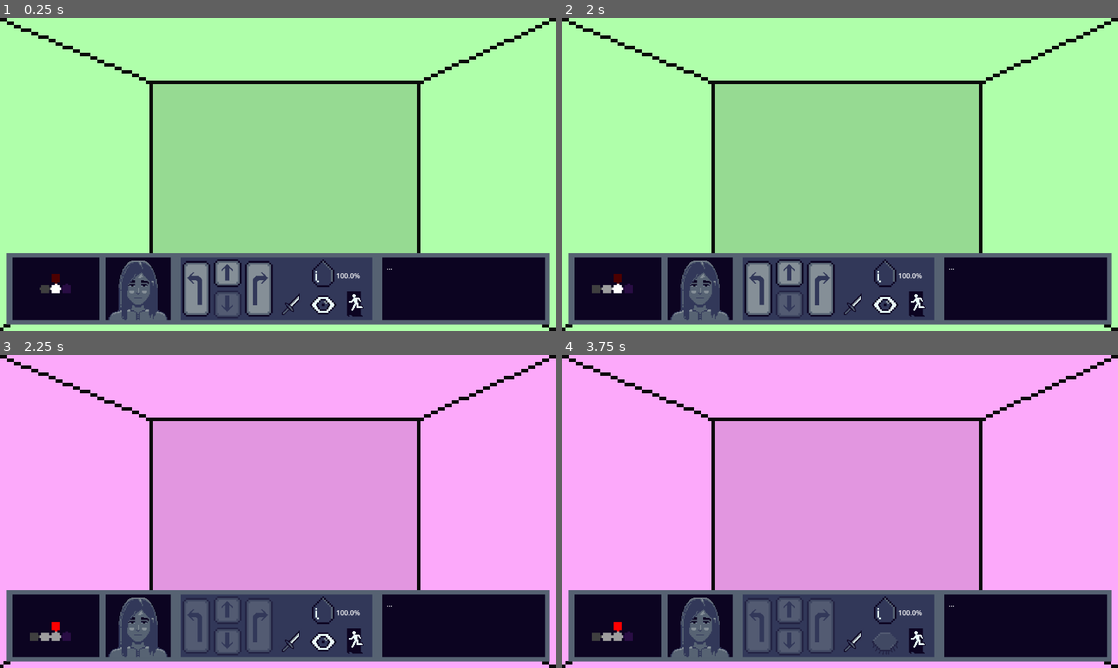
Above: before the commit, frames 1-4 (two rows, left to right).
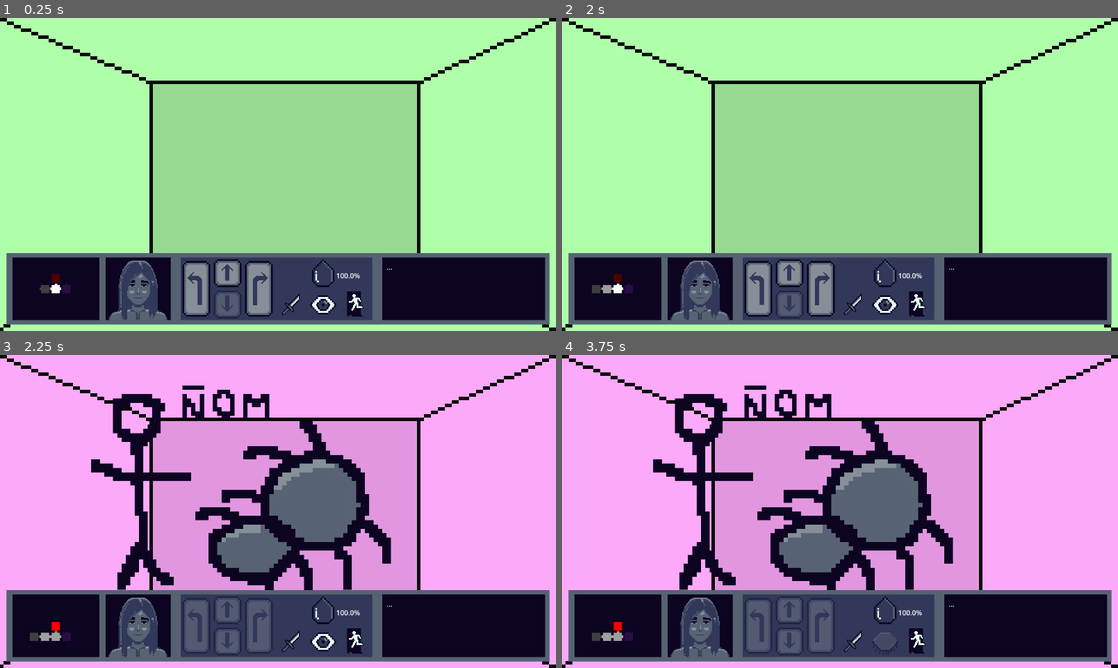
Above: after the commit, the same moments.

Repository: i-ahumada/tearless
Game: Godot game, scene res://Scenes/GameController/game_controller.tscn
The game is run twice, just before and just after one commit, with the same random seed, the same clock (stepped at 60 frames per second) and the same inputs.
Inputs (mouse positions are in pixels of both pictures, inside the frame that each line leads up to):
- Up to frame 1 (0.25 s): no input
- Up to frame 2 (2 s): click (756, 290) at 0.5 s; click (823, 290) at 1.25 s
- Up to frame 3 (2.25 s): click (227, 611) at 2 s
- Up to frame 4 (3.75 s): click (851, 642) at 2.75 s; click (884, 642) at 3.5 s

Frames 1-2 are identical in both runs. In frame 3, 13% of the frame differs, in the area x 16-71%, y 9-76%; in frame 4, 13%.
Error after the commit: Invalid call to function 'damage_enemy' in base 'Node2D (CombatRoom)'. Expected 2 argument(s). (res://Scripts/RoomContainer/room_container.gd:31)

Commit message:
feat:creation of enemy completed and starting of combat

Diff:
--- a/Maps/map_test.json
+++ b/Maps/map_test.json
@@ -45,7 +45,7 @@
 		"visited": false,
 		"enemies": [
 			"SPIDER",
-			"SPIDER"
+			"ZOMBIE"
 		],
 		"start_dialogue": [],
 		"end_dialogue": [],
--- a/Scenes/Enemys/enemy.tscn
+++ b/Scenes/Enemys/enemy.tscn
@@ -1,9 +1,8 @@
 [gd_scene format=3 uid="uid://busgtelphtqpk"]
 
+[ext_resource type="Script" uid="uid://bcke25wwlkf54" path="res://Scripts/Enemys/enemy.gd" id="1_nntky"]
+
 [node name="Enemy" type="Node2D" unique_id=1456145655]
+script = ExtResource("1_nntky")
 
 [node name="Sprite2D" type="Sprite2D" parent="." unique_id=1923311491]
-
-[node name="EnemyIcon" type="TextureRect" parent="Sprite2D" unique_id=1087126519]
-offset_right = 40.0
-offset_bottom = 40.0
--- a/Scenes/GameController/game_controller.tscn
+++ b/Scenes/GameController/game_controller.tscn
@@ -21,8 +21,8 @@
 [connection signal="change_level" from="." to="HUD" method="_on_change_level"]
 [connection signal="change_room" from="." to="HUD" method="_on_change_room"]
 [connection signal="change_room" from="." to="RoomContainer" method="_on_change_room"]
-[connection signal="player_hit" from="." to="Player" method="_on_player_hit"]
+[connection signal="hit_enemy" from="." to="RoomContainer" method="_on_hit_enemy"]
 [connection signal="direction_button_clicked" from="HUD" to="." method="_on_direction_button_clicked"]
+[connection signal="skill_button_cliked" from="HUD" to="." method="_on_skill_button_cliked"]
 [connection signal="update_room_state" from="RoomContainer" to="." method="_on_update_room_state"]
 [connection signal="update_room_state" from="RoomContainer" to="HUD" method="_on_update_room_state"]
-[connection signal="skill_button_cliked" from="HUD" to="." method="_on_skill_button_cliked"]
--- a/Scripts/Enemys/enemy.gd
+++ b/Scripts/Enemys/enemy.gd
@@ -3,17 +3,28 @@
 
 var attack_pattern: Dictionary
 var dialogue: Array
+var id
 @export var life_value: int
-@export var enemy_icon: TextureRect
+@onready var enemy_sprite:Sprite2D = $Sprite2D
 
-#const initial_position_x
-#const initial_position_y
-
-func _init(life_initial_value: int):
+func setup(life_initial_value: int, icon_route:String, new_id):
 	life_value = life_initial_value
+	id = new_id
+	enemy_sprite.texture = load(icon_route) as Texture2D
+	initial_position(640,360)
+	_scale(10)
 
 func set_attack_pattern(pattern):
 	attack_pattern = pattern
 
 func update_life(value:int):
 	life_value += value
+	print("enemy's life: ", life_value)
+
+func initial_position(x_value:float,y_value:float):
+	enemy_sprite.position.x = x_value
+	enemy_sprite.position.y = y_value
+
+func _scale(scale_value):
+	enemy_sprite.scale.x = scale_value
+	enemy_sprite.scale.y = scale_value
--- a/Scripts/Enemys/enemy_factory.gd
+++ b/Scripts/Enemys/enemy_factory.gd
@@ -1,11 +1,15 @@
 extends Node
 class_name EnemyFactory
 
-func create_enemy(type:GameEnums.Enemies) -> Enemy:
-	var enemy: Enemy = null
 
+var spider_route = "res://Sprites/Characters/Enemys/spider.png"
+var zombie_route = "res://Sprites/Characters/Enemys/zombie.png"
+
+func create_enemy(type:GameEnums.Enemies, enemy:Enemy, id) -> Enemy:
 	match type:
 		GameEnums.Enemies.SPIDER:
-			enemy = Enemy.new(100)
-			# enemy.set_attack_pattern()
+			enemy.setup(50,spider_route,id)
+		GameEnums.Enemies.ZOMBIE:
+			enemy.setup(40,zombie_route,id)
+			enemy.initial_position(340,360)
 	return enemy
--- a/Scripts/GameController/MapGraph/node_utils.gd
+++ b/Scripts/GameController/MapGraph/node_utils.gd
@@ -21,4 +21,5 @@
 static func enemy_to_enemy_enum(enemy: String)-> GameEnums.Enemies:
 	match enemy:
 		"SPIDER": return GameEnums.Enemies.SPIDER # Julián Álvarez
+		"ZOMBIE": return GameEnums.Enemies.ZOMBIE
 	return GameEnums.Enemies.SPIDER
--- a/Scripts/GameController/game_controller.gd
+++ b/Scripts/GameController/game_controller.gd
@@ -6,8 +6,8 @@
 
 signal change_room(map_node: MapNode, direction: GameEnums.Directions)
 signal change_level(map_graph: MapGraph)
-signal enemy_hit(damage: int)
-signal player_hit(damage: int)
+signal hit_enemy(damage: int)
+signal hit_player(damage: int)
 
 ## Level nbr
 var level: int = 1
@@ -19,6 +19,7 @@
 	map_graph = MapGraph.new(starting_map_route)
 	$HUD.start(map_graph)
 	$RoomContainer.redraw_room(map_graph.start_node)
+	$Player.setup(100)
 
 func _on_direction_button_clicked(direction: GameEnums.Directions):
 	if (map_graph.peek_next(direction) == GameEnums.NodeType.NEXT_LEVEL):
@@ -26,7 +27,6 @@
 	else:
 		map_graph.move_direction(direction) # sacar cuando se implemente _next_room()
 		change_room.emit(map_graph.current_node, direction)
-		player_hit.emit(20)
 
 func _on_update_room_state(room_node: MapNode):
 	pass
@@ -40,13 +40,12 @@
 	#actualizar el hud (desactivar movimiento que no se puede)
 
 func _on_skill_button_cliked(skill: GameEnums.Skills) -> void:
+	assert(map_graph.current_node.type == GameEnums.NodeType.COMBAT)
 	match skill:
 		GameEnums.Skills.ATTACK:
-			enemy_hit.emit()
-			print("Emitido por el boton: ", skill)
+			hit_enemy.emit(-$Player.hit_value)
 		GameEnums.Skills.DEFEND:
 			#player_hit.emit()
 			print("Emitido por el boton: ", skill)
 		GameEnums.Skills.ESCAPE:
 			player.escape()
-			print("Emitido por el boton: ", skill)
--- a/Scripts/GameController/player.gd
+++ b/Scripts/GameController/player.gd
@@ -2,9 +2,11 @@
 class_name Player
 
 @export var life_value:int
+@export var hit_value: int
 
-func _init(life_initial_value:int):
+func setup(life_initial_value:int):
 	life_value = life_initial_value
+	hit_value = 10
 
 func update_life(value:int):
 	life_value += value
--- a/Scripts/HUD/CharacterInfo/hud.gd
+++ b/Scripts/HUD/CharacterInfo/hud.gd
@@ -15,6 +15,7 @@
 func _on_character_info_direction_button_clicked(direction):
 	direction_button_clicked.emit(direction)
 
+
 func _on_change_level(map_graph: MapGraph):
 	$CharacterInfo.set_dialogue("...")
 	$MiniMap.reset(map_graph)
@@ -31,3 +32,7 @@
 
 func _on_update_room_state(room_node: MapNode):
 	_enable_valid_directions(room_node)
+
+
+func _on_character_info_skill_button_clicked(skill: GameEnums.Skills) -> void:
+	skill_button_cliked.emit(skill)
--- a/Scripts/HUD/CharacterInfo/skill_button.gd
+++ b/Scripts/HUD/CharacterInfo/skill_button.gd
@@ -21,4 +21,3 @@
 func _on_button_down():
 	assert(skill != GameEnums.Skills.NONE)
 	button_skill.emit(skill)
-	print("Skill enviada: ", skill)
--- a/Scripts/HUD/CharacterInfo/tear_bar.gd
+++ b/Scripts/HUD/CharacterInfo/tear_bar.gd
@@ -4,5 +4,5 @@
 func _ready() -> void:
 	value = 100
 
-func _on_value_changed(value_changed: float) -> void:
-	value = value_changed
+func _on_value_changed(new_value: float) -> void:
+	value = new_value
--- a/Scripts/RoomContainer/combat_room.gd
+++ b/Scripts/RoomContainer/combat_room.gd
@@ -2,13 +2,24 @@
 class_name CombatRoom
 
 var combat_node: CombatNode
-# var enemies:Array[GameEnums.Enemies]
-# var start_dialoge:Array
-# var end_dialoge:Array
+var enemy_factory: EnemyFactory = EnemyFactory.new()
+var enemies:Dictionary[int,Enemy]
+
+const enemy_scene = preload("res://Scenes/Enemys/enemy.tscn")
 
 func setup(map_node:MapNode) -> void:
+	var enemy_id:int = 0
+	var enemy:Enemy
 	super(map_node)
 	combat_node = map_node as CombatNode
+	for enemy_name in combat_node.enemies:
+		enemy = null
+		enemy = enemy_scene.instantiate() as Enemy
+		add_child(enemy)
+		enemy = enemy_factory.create_enemy(enemy_name,enemy,enemy_id)
+		enemies.set(enemy.id,enemy)
+		#enemies.append(enemy_factory.create_enemy(enemy_name,enemy))#
+	#enemies.get(1).initial_position(340,360) hay que variar las posiciones de los enemigos
 	_combat_flow()
 
 func _combat_flow():
@@ -21,3 +32,15 @@
 
 func _combat():
 	pass
+
+func _lost():
+	pass
+
+func _win():
+	pass
+
+func damage_enemy(damage:int,enemy_id):
+	var enemy_damaged = enemies.get(enemy_id)
+	enemy_damaged.update_life(damage)
+	if (enemy_damaged.life_value <= 0):
+		enemy_damaged.free()
--- a/Scripts/RoomContainer/room_container.gd
+++ b/Scripts/RoomContainer/room_container.gd
@@ -13,8 +13,9 @@
 func redraw_room(map_node):
 	for child in get_children():
 		child.queue_free()
-	var room = room_factory.create_room(map_node)
+	var room = room_factory.instanciate_room(map_node)
 	add_child(room)
+	room = room_factory.setup_room(room,map_node)
 	room.room_state_update.connect(_on_room_state_update)
 
 func _on_change_room(map_node, direction: GameEnums.Directions):
@@ -23,3 +24,8 @@
 ## This method is connected dynamically with the room it contains
 func _on_room_state_update(room_node: MapNode):
 	update_room_state.emit(room_node)
+
+func _on_hit_enemy(damage:int):
+	var room = get_child(0)
+	room = room as CombatRoom
+	room.damage_enemy(damage)
--- a/Scripts/RoomContainer/room_factory.gd
+++ b/Scripts/RoomContainer/room_factory.gd
@@ -6,19 +6,16 @@
 const event_room = preload("res://Scenes/Rooms/event_room.tscn")
 
 
-func create_room(map_node: MapNode) -> BaseRoom:
+func instanciate_room(map_node: MapNode) -> BaseRoom:
 	var room:BaseRoom = null
 
 	match map_node.type:
 		GameEnums.NodeType.EMPTY:
 			room = base_room.instantiate()
-			room.setup(map_node)
 		GameEnums.NodeType.COMBAT:
 			room = combat_room.instantiate()
-			room.setup(map_node)
 		GameEnums.NodeType.LORE:
 			room = event_room.instantiate()
-			room.setup(map_node)
 		GameEnums.NodeType.ITEM:
 			pass
 		GameEnums.NodeType.NEXT_LEVEL:
@@ -27,3 +24,22 @@
 			pass
 
 	return room
+
+func setup_room(room:BaseRoom, map_node: MapNode) -> BaseRoom:
+	match map_node.type:
+		GameEnums.NodeType.EMPTY:
+			room = room as BaseRoom
+			room.setup(map_node)
+		GameEnums.NodeType.COMBAT:
+			room = room as CombatRoom
+			room.setup(map_node)
+		GameEnums.NodeType.LORE:
+			room = room as EventRoom
+			room.setup(map_node)
+		GameEnums.NodeType.ITEM:
+			pass
+		GameEnums.NodeType.NEXT_LEVEL:
+			pass
+		GameEnums.NodeType.END:
+			pass
+	return room
--- a/Scripts/global_enums.gd
+++ b/Scripts/global_enums.gd
@@ -20,11 +20,13 @@
 
 enum NodeState {
 	ACTION,
-	MOVEMENT
+	MOVEMENT,
+	COMBAT
 }
 
 enum Enemies {
 	SPIDER,
+	ZOMBIE
 }
 
 enum Skills {
Binary file added: Sprites/Characters/Enemys/spider.png
Not shown, added: Sprites/Characters/Enemys/spider.png.import
Binary file added: Sprites/Characters/Enemys/zombie.png
Not shown, added: Sprites/Characters/Enemys/zombie.png.import
